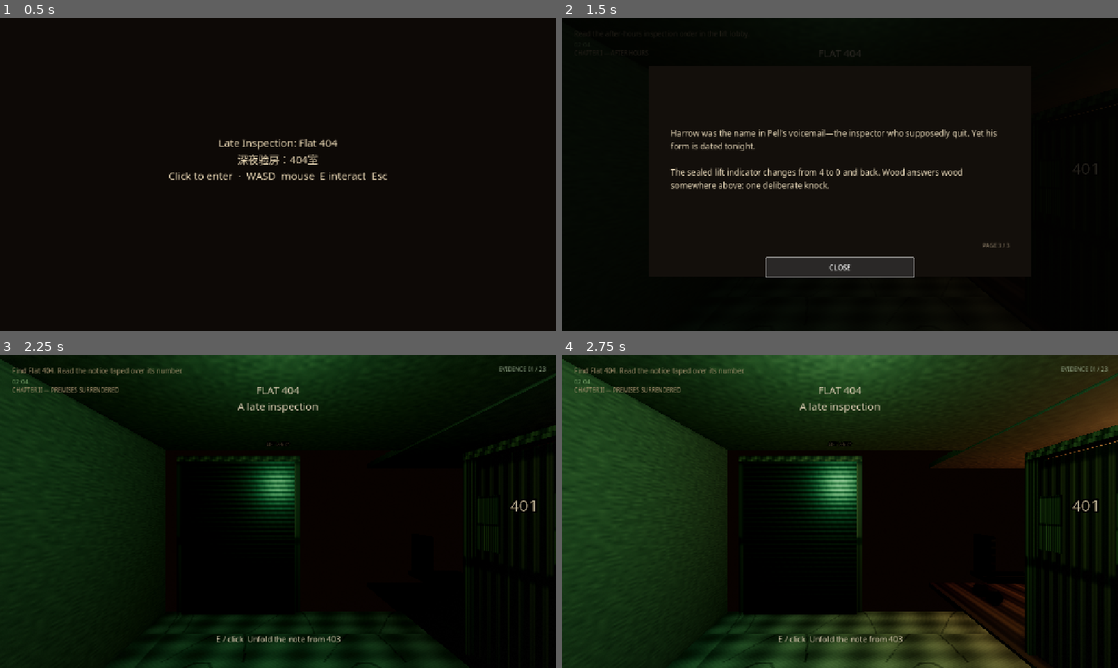
Above: before the commit, frames 1-4 (two rows, left to right).
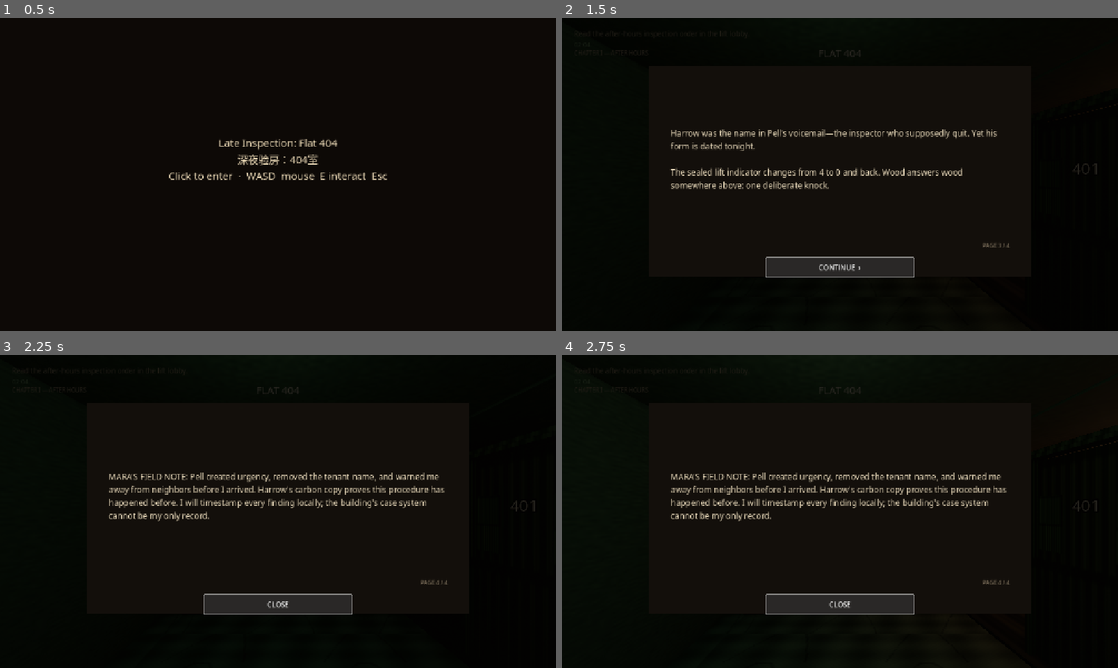
Above: after the commit, the same moments.

Repository: bfstone25-stack/play
Game: Godot game, scene res://scenes/main.tscn
Same seed, same stepped clock (60 frames per second), same inputs: the game is played once before the commit and once after it.
Inputs (mouse positions are in pixels of both pictures, inside the frame that each line leads up to):
- Up to frame 1 (0.5 s): no input
- Up to frame 2 (1.5 s): tap Enter at 0.5 s; move the mouse to (867, 174) at 0.52 s; hold W 0.53-1.25 s; hold F (flashlight) 0.53-1.25 s; click (867, 174) at 0.67 s; tap Space at 0.77 s; click "CONTINUE ›" at 1.25 s
- Up to frame 3 (2.25 s): click "CLOSE" (after the commit: "CONTINUE ›") at 2 s
- Up to frame 4 (2.75 s): no input

Frame 1 is identical in both runs. In frame 2, 0.1% of the frame differs, in the area x 46-81%, y 72-81%; in frame 3, 29%; in frame 4, 51%, in the area x 0-100%, y 0-100%.

Commit message:
Add evidence analysis to reach full episode pacing
Co-authored-by: bfstone25-stack <bfstone25-stack@users.noreply.github.com>

Diff:
--- a/late-inspection/scripts/game.gd
+++ b/late-inspection/scripts/game.gd
@@ -83,7 +83,7 @@
 		if item["kind"] == "choice":
 			_choice(pos, item["id"], item["prompt"], item["text"], item["a"], item["b"])
 		else:
-			_note(pos, item["id"], item["prompt"], item["text"])
+			_note(pos, item["id"], item["prompt"], item["text"] + StoryContent.commentary(item["id"]))
 	if $World.has_method("stage_event"):
 		$World.stage_event(s, flags)
 
--- a/late-inspection/scripts/story_content.gd
+++ b/late-inspection/scripts/story_content.gd
@@ -6,6 +6,34 @@
 
 static func c(id: String, prompt: String, pos: Vector3, text: String, a: String, b: String) -> Dictionary:
 	return {"kind":"choice", "id":id, "prompt":prompt, "pos":pos, "text":text, "a":a, "b":b}
+
+static func commentary(id: String) -> String:
+	var pages := {
+		"order": "MARA'S FIELD NOTE: Pell created urgency, removed the tenant name, and warned me away from neighbors before I arrived. Harrow's carbon copy proves this procedure has happened before. I will timestamp every finding locally; the building's case system cannot be my only record.",
+		"dane": "MARA'S FIELD NOTE: Dane supplies a legal name, duration of residence, direct observation, and a falsifiable prediction about his door number. His language sounds frightened, not incoherent. I should preserve the note even if the corridor remains stable.",
+		"fire_plan": "MARA'S FIELD NOTE: The apartment exists physically but not on the filed plan. The pencil route makes the service stack a boundary crossing, not merely plumbing. This explains why Iris chose the cavity and why Pell repeatedly calls the sound hydraulic.",
+		"notice": "MARA'S FIELD NOTE: The notice attempts to turn my entry into consent. That wording has no normal inspection purpose. Iris's name survives only because moisture reversed the correction fluid—the damage Pell wants deleted is also the mechanism preserving her identity.",
+		"checklist": "MARA'S FIELD NOTE: Two checklists show the same sequence diverging at the wall. Pell's clean version anticipates every finding and pre-authorizes its explanation. Harrow's version becomes panicked only after the third task. I should treat the order itself as a trap.",
+		"frame": "MARA'S FIELD NOTE: The missing print connected Iris, Dane, and an inspector before tonight. Removing faces from photographs mirrors removal of names from records. The frame is not supernatural proof alone, but the dated inscription corroborates Dane's tenancy claim.",
+		"shoes": "MARA'S FIELD NOTE: Wet footwear, a future train ticket, and an incomplete suitcase contradict abandonment. Iris planned an ordinary departure and expected to retrieve her passport. Someone wanted the appearance of flight without allowing the person to complete it.",
+		"thermostat": "MARA'S FIELD NOTE: Occupancy is being measured as a system state. The times align with Pell's inspection stages rather than heating demand. When the count changes to two, the flat is registering me as a potential replacement before I sign anything.",
+		"answering": "MARA'S FIELD NOTE: The messages establish coercion, Harrow's presence, and impossible foreknowledge of my route. More importantly, Iris anticipated deletion and deliberately distributed her evidence across media: voice, photograph, neighbor, pipe. No single correction can erase all of it.",
+		"groceries": "MARA'S FIELD NOTE: Fresh food is weak evidence by itself, but the prescription timestamp is external and transactional. It places Iris alive after Pell's surrender claim. Photograph the pharmacy label separately from the kitchen report so Pell cannot classify both as contents.",
+		"invoice": "MARA'S FIELD NOTE: Premeditation is now documentary. The cavity, latch, and acoustic treatment were ordered before the leak, and Harrow's impossible signature links construction to occupant substitution. Pell did not discover this phenomenon; he operationalized it.",
+		"kettle": "MARA'S FIELD NOTE: Harrow left a personal work object inside 404, yet his employer denies him. His recorded sentence suggests the cavity projected Iris into his own home after he signed. The building may copy ownership before it copies physical space.",
+		"mirror": "MARA'S FIELD NOTE: The reflection preserves the deleted photograph route as readily as the kept one. That means denial changes what the official report can prove, not what happened. The flat remembers both choices and is showing me the version I tried to discard.",
+		"medicine": "MARA'S FIELD NOTE: Pell reframed a reproducible environmental sound as psychiatric illness. The clinician independently documented normal hearing and received Iris's recording. This is a second outside record; even if 404 disappears, the appointment should remain.",
+		"drain": "MARA'S FIELD NOTE: Iris entered the cavity by choice, with Dane and Harrow present. That does not absolve Pell: the preordered construction forced her strategy. Harrow's button places him in the bathroom before his identity was transferred.",
+		"service": "MARA'S FIELD NOTE: The incident log is a schedule, not maintenance history. Admission, audibility, transfer, signature, disappearance. My line is following it exactly. The next defensive action is not simply mechanical; it determines whether Iris remains an audible co-occupant.",
+		"clock": "MARA'S FIELD NOTE: Seven erased inspectors imply a practiced cycle. The one-minute reset may be the interval in which the old and new versions overlap. My initials were scheduled before I accepted the job, suggesting Pell selected me rather than any available contractor.",
+		"locket": "MARA'S FIELD NOTE: Details are resistance. Systems can duplicate a name or photograph, but Iris trusted Dane to preserve contradictions and preferences. If I testify, I must describe a person, not merely report an anomalous tenant record.",
+		"letters": "MARA'S FIELD NOTE: Iris's plan is coherent: remain inside the legal boundary, use copper as a channel, force an inspector to preserve the name externally. Opening the final door is not rescue theater; it converts collected artifacts into witnessed testimony.",
+		"wardrobe": "MARA'S FIELD NOTE: Marks on the room side prove Iris was not sealed in. The empty yellow hanger means either she crossed through the service boundary or the room has begun moving her belongings into another occupant's version. The cassette is the intended handoff.",
+		"cassette": "MARA'S FIELD NOTE: Iris names the mechanism and predicts both moral routes. Witnessing requires photograph, reply, testimony, and threshold; compliance requires deletion, isolation, signature, and silence. Mixed conduct leaves the building an unresolved account—its preferred condition for erasing both parties.",
+		"followup": "MARA'S FIELD NOTE: Pell never disputes the facts together. He separates each into an administrative category until no category contains a crime. His pause at the pipe proves he hears Iris. His threat confirms the final choice affects more than payment.",
+		"final_evidence": "MARA'S FIELD NOTE: Every earlier action is now visible in the key, report, corridor, and voices. There is no neutral exit. Opening stakes my identity on Iris's evidence; ignoring ratifies Pell's rewritten record. Refusing to choose leaves the building to reconcile the contradiction."
+	}
+	return "\n---\n" + str(pages.get(id, "")) if pages.has(id) else ""
 
 static func stage(s: int, flags: Dictionary) -> Array[Dictionary]:
 	match s:
--- a/late-inspection/tests/content_audit.gd
+++ b/late-inspection/tests/content_audit.gd
@@ -9,6 +9,8 @@
 	for stage in 13:
 		for item in StoryContent.stage(stage, flags):
 			var text: String = item["text"]
+			if item["kind"] == "note":
+				text += StoryContent.commentary(item["id"])
 			words += text.replace("\n", " ").split(" ", false).size()
 			pages += text.split("\n---\n", false).size()
 			if item["kind"] == "choice":
@@ -16,9 +18,9 @@
 			else:
 				notes += 1
 	# 170 wpm reading + four seconds/page handling + five seconds/inspection +
-	# six minutes traversal/composition. This excludes pause/idling.
-	var expected_seconds := int(float(words) / 170.0 * 60.0) + pages * 4 + notes * 5 + choices * 15 + 360
-	if words < 2000 or pages < 60 or notes < 20 or choices != 4 or expected_seconds < 1500 or expected_seconds > 2100:
+	# four minutes of measured traversal/composition. This excludes pause/idling.
+	var expected_seconds := int(float(words) / 170.0 * 60.0) + pages * 4 + notes * 5 + choices * 15 + 240
+	if words < 3000 or pages < 80 or notes < 20 or choices != 4 or expected_seconds < 1500 or expected_seconds > 2100:
 		push_error("content budget failed words=%d pages=%d notes=%d choices=%d seconds=%d" % [words,pages,notes,choices,expected_seconds])
 		quit(1)
 		return
